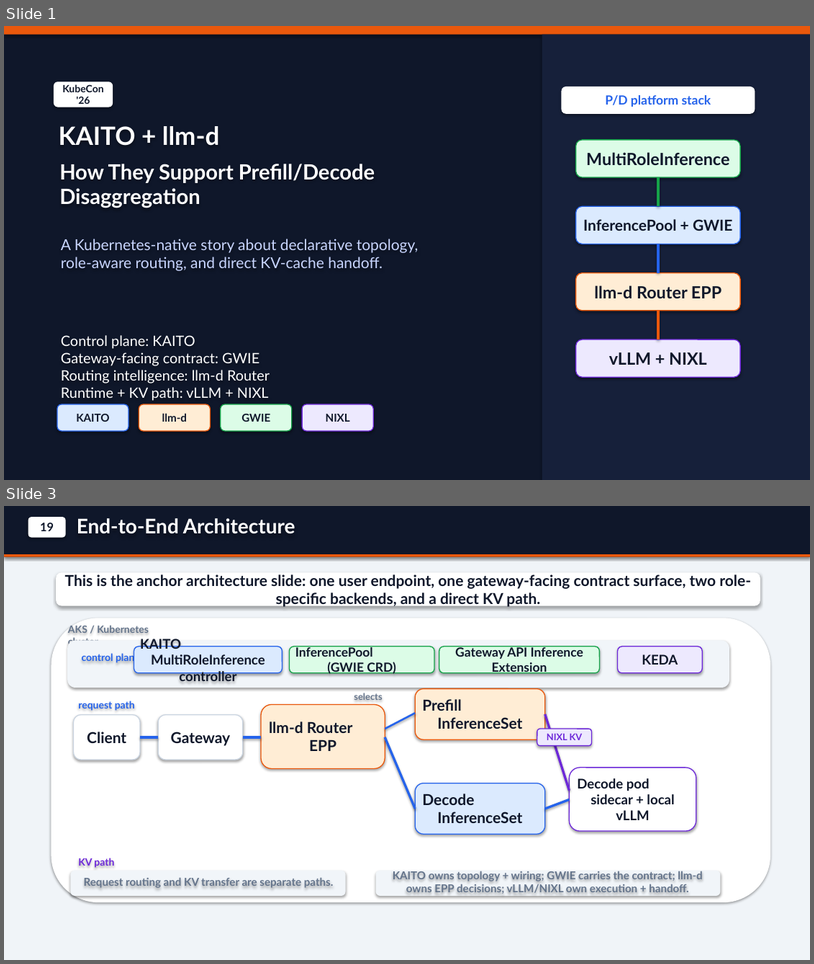
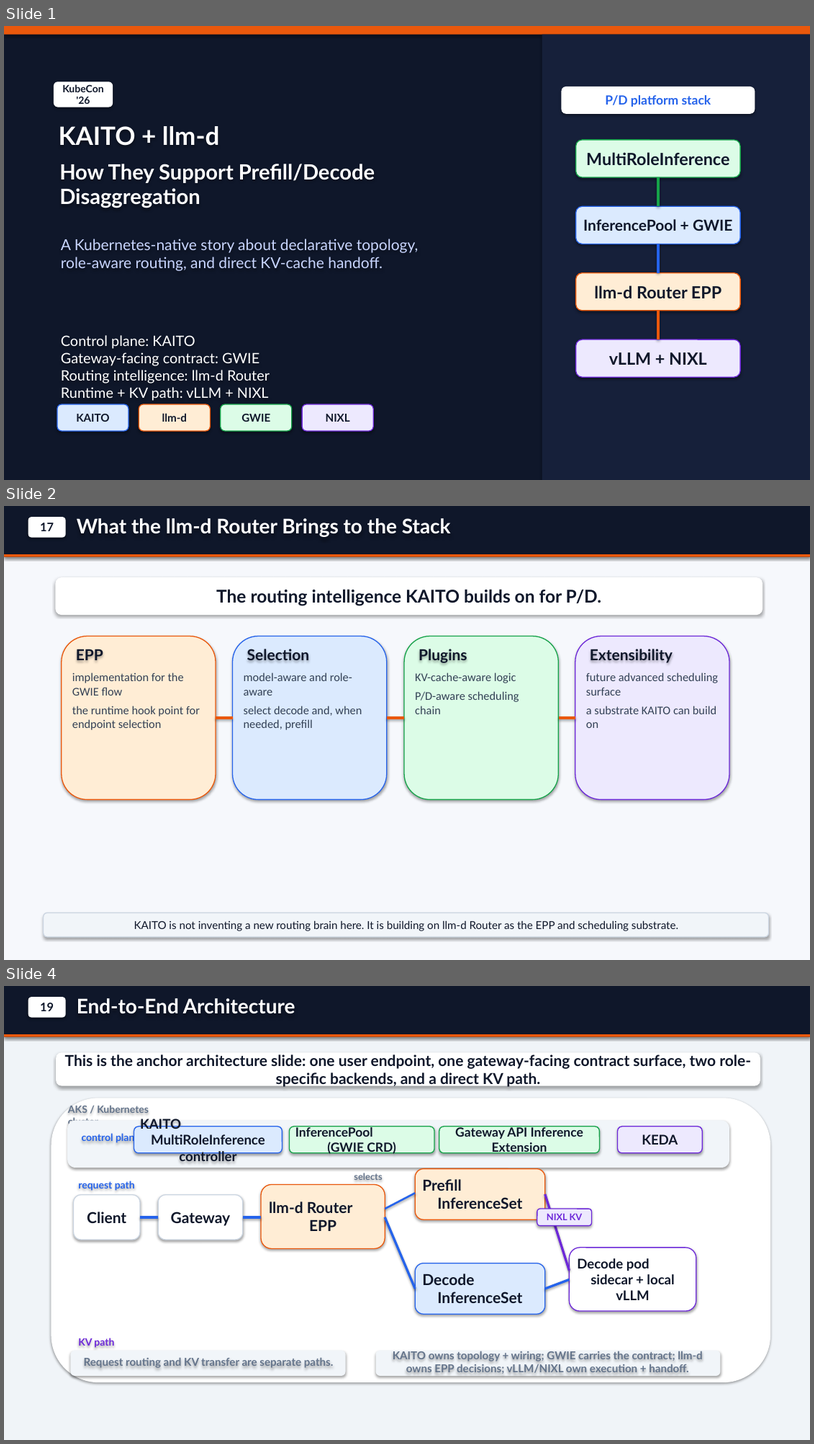
Before and after one commit to andyzhangx/demo, a slide deck: llm/kaito-llm-d-pd-slides.pptx. Shown one above the other, each under a label of ours: slides 1 and 3 before the commit, slides 1, 2 and 4 after it; the slides between them are not shown. The pictures are 814x964 and 814x1444 pixels, drawn with LibreOffice and Linux fonts; fonts in the diff are those of the drawing. Boxes give left, top, right and bottom in pixels: in the first picture for what was removed or moved away, otherwise in the second. Text is boxed around its words. In the diff, an @@ line names an element or a change of style, - is before the commit and + after.

Commit message:
docs: align kaito llm-d slide section narrative

```diff
--- a/llm/kaito-llm-d-pd-slides.pptx
+++ b/llm/kaito-llm-d-pd-slides.pptx
@@ slide 2 added at (4, 506, 810, 960), background #F6F8FC @@
@@ rectangle added at (4, 506, 810, 557), fill #0F172A @@
@@ rounded rectangle added at (28, 517, 66, 538), fill #FFFFFF, 14 pt, text #0F172A, bold @@
+17
@@ text added at (77, 518, 451, 537), 24 pt, text #FFFFFF, bold @@
+What the llm-d Router Brings to the Stack
@@ rectangle added at (4, 554, 810, 557), fill #EA580C @@
@@ rounded rectangle added at (55, 577, 763, 615), fill #FFFFFF, 21 pt, text #0F172A, bold @@
+The routing intelligence KAITO builds on for P/D.
@@ rounded rectangle added at (62, 636, 216, 800), fill #FFEDD5, outline #EA580C 1.1 pt @@
@@ text added at (76, 646, 103, 663), 18 pt, text #0F172A, bold @@
+EPP
@@ rounded rectangle added at (233, 636, 387, 800), fill #DBEAFE, outline #2563EB 1.1 pt @@
@@ text added at (247, 649, 310, 660), 18 pt, text #0F172A, bold @@
+Selection
@@ rounded rectangle added at (404, 636, 558, 800), fill #DCFCE7, outline #16A34A 1.1 pt @@
@@ text added at (419, 649, 467, 663), 18 pt, text #0F172A, bold @@
+Plugins
@@ rounded rectangle added at (576, 636, 730, 800), fill #EDE9FE, outline #6D28D9 1.1 pt @@
@@ text added at (590, 649, 673, 663), 18 pt, text #0F172A, bold @@
+Extensibility
@@ text added at (72, 672, 200, 730), 14 pt, text #334155 @@
+implementation for the GWIE flow
+the runtime hook point for endpoint selection
@@ text added at (244, 672, 362, 730), 14 pt, text #334155 @@
+model-aware and role-aware
+select decode and, when needed, prefill
@@ text added at (415, 672, 520, 714), 14 pt, text #334155 @@
+KV-cache-aware logic
+P/D-aware scheduling chain
@@ text added at (586, 672, 718, 728), 14 pt, text #334155 @@
+future advanced scheduling surface
+a substrate KAITO can build on
@@ line added from (216, 718) to (233, 718), #EA580C 2.8 pt @@
@@ line added from (387, 718) to (404, 718), #EA580C 2.8 pt @@
@@ line added from (559, 718) to (576, 718), #EA580C 2.8 pt @@
@@ rounded rectangle added at (44, 913, 769, 937), fill #F1F5F9, outline #CBD5E1 1.1 pt, 13 pt, text #0F172A @@
+KAITO is not inventing a new routing brain here. It is building on llm-d Router as the EPP and scheduling substrate.
@@ what was slide 3 is now slide 4 @@
```
Also in this commit, not shown: 1 slide changed, 2 other files.
